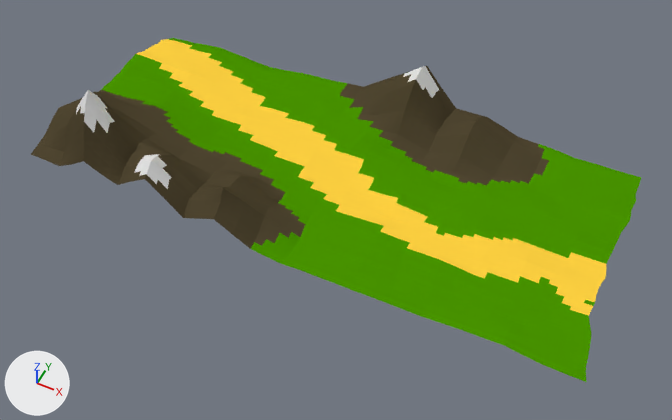
Before and after pictures for a commit that changed the Blender file Assets/Models/terrain.blend.
Camera for both pictures: a 50 mm lens placed at (20.4, -41.1, 47.4), pointed at (1.4, -3.2, -0.1). The axes (+X, +Y, +Z) are drawn at lower left. The lights are the same throughout.
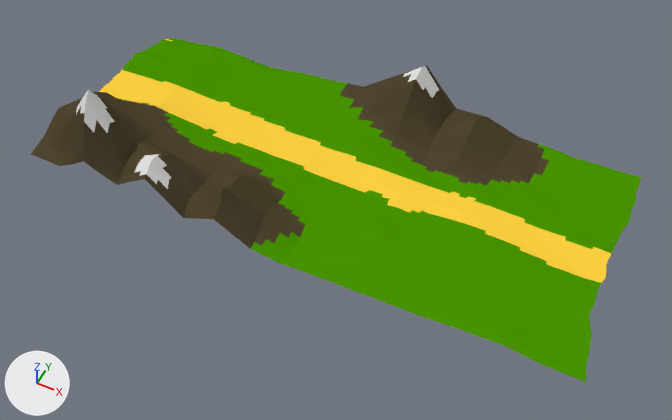
Commit message: terrain changed

Where the change shows, as pixel boxes (x1, y1, x2, y2) in the pictures (672 x 420 px):
part 1 of me_plane, recoloured (green to yellow): (358, 163, 612, 264) in both
part 2 of me_plane, recoloured (green to yellow): (101, 70, 278, 156) in both
part 3 of me_plane, recoloured: (99, 90, 145, 103) in both
part 4 of me_plane, recoloured (yellow to green): (298, 169, 602, 316) in both
part 5 of me_plane, recoloured (yellow to green): (136, 39, 364, 163) in both

The change in detail:
me_plane has 4218 vertices, 4092 faces and spans x -1.03..1.03, y -1.02..1.03, z -0.05..0.35.
me_plane is used by ob_plane; location (0.0, 0.0, 0.0); scale (20.0, 8.78, 20.0).
me_plane part 1: 202 of the faces centred in x 0.08..0.95, y -0.11..0.17, z 0.01..0.03 switch from mat_green (green #489500) to mat_path (yellow #ffd241).
me_plane part 2: 179 of the faces centred in x -1.0..-0.25, y -0.1..0.29, z 0.0..0.04 switch from mat_green (green #489500) to mat_path (yellow #ffd241).
me_plane part 3: 15 of the faces centred in x -0.99..-0.83, y -0.1..-0.03, z 0.01..0.03 switch from mat_mountain (brown #514732) to mat_path (yellow #ffd241).
me_plane part 4: 299 of the faces centred in x -0.1..0.96, y -0.49..-0.09, z 0.0..0.02 switch from mat_path (yellow #ffd241) to mat_green (green #489500).
me_plane part 5: 286 of the faces centred in x -1.0..0.05, y 0.17..0.91, z -0.03..0.02 switch from mat_path (yellow #ffd241) to mat_green (green #489500).
